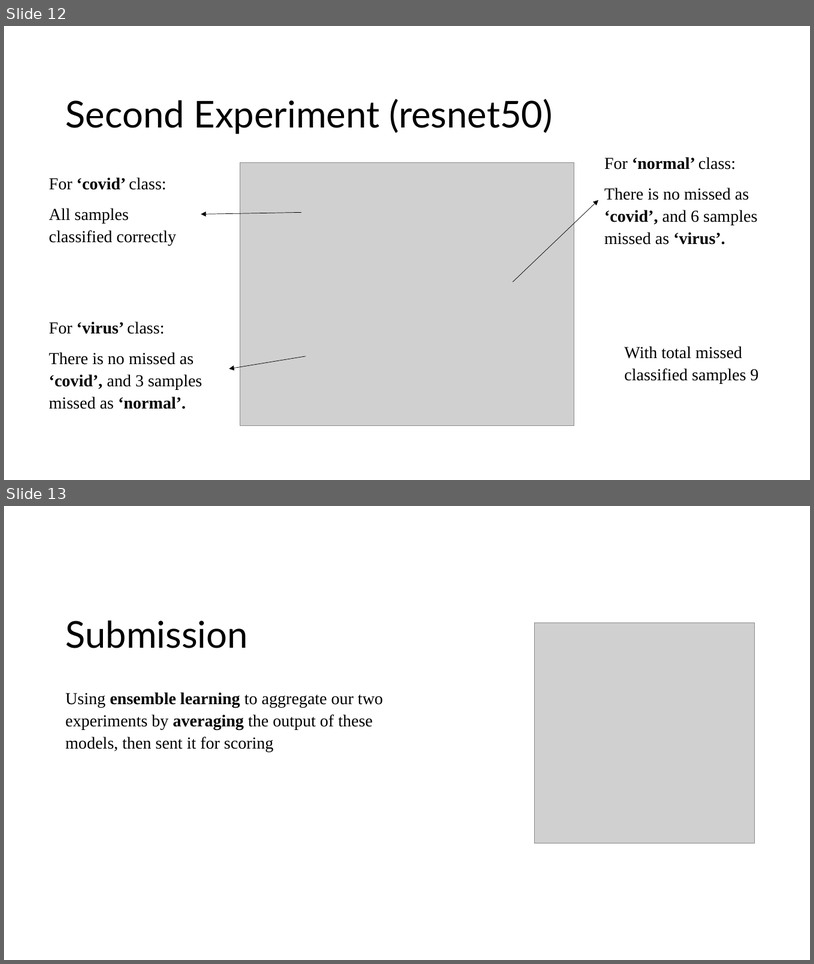
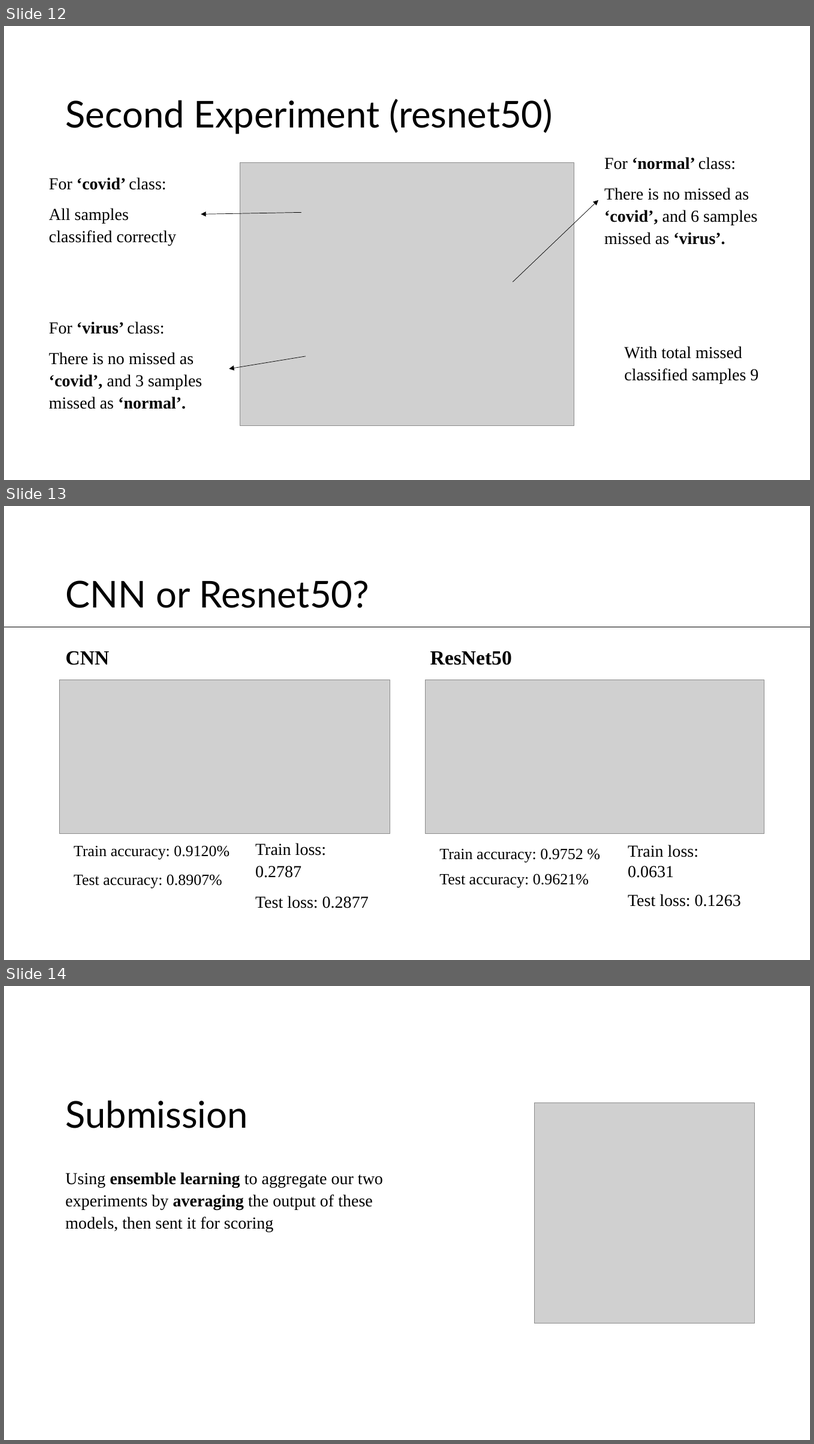
Before and after one commit to kershrita/COVID19-ChestX, a slide deck: COVID-19 Diagnosis.pptx. Shown one above the other, each under a label of ours: slides 12 and 13 before the commit, slides 12, 13 and 14 after it. The pictures are 814x964 and 814x1444 pixels, drawn with LibreOffice and Linux fonts; fonts in the diff are those of the drawing; grey boxes stand for pictures. Boxes give left, top, right and bottom in pixels: in the first picture for what was removed or moved away, otherwise in the second. Text is boxed around its words. In the diff, an @@ line names an element or a change of style, - is before the commit and + after.

```diff
--- a/COVID-19 Diagnosis.pptx
+++ b/COVID-19 Diagnosis.pptx
@@ slide 13 added at [4,506,810,960], background #FFFFFF @@
@@ title added at [66,580,369,608], 44 pt, text #000000 @@
+CNN or Resnet50?
@@ line added from (810, 627) to (4, 627), #000000 0.5 pt @@
@@ text added at [66,651,110,665], 24 pt, text #000000, bold @@
+CNN
@@ text added at [431,651,512,665], 24 pt, text #000000, bold @@
+ResNet50
@@ picture added at [59,679,390,833] @@
@@ picture added at [426,679,764,833] @@
@@ text added at [74,845,230,888], 18.5 pt, text #000000 @@
+Train accuracy: 0.9120%
+Test accuracy: 0.8907%
@@ text added at [255,843,369,908], 20 pt, text #000000 @@
+Train loss: 0.2787
+Test loss: 0.2877
@@ text added at [628,844,741,906], 20 pt, text #000000 @@
+Train loss: 0.0631
+Test loss: 0.1263
@@ text added at [440,848,589,888], 18.6 pt, text #000000 @@
+Train accuracy: 0.9752 %
+Test accuracy: 0.9621%
@@ what was slide 13 is now slide 14 @@
```
Also in this commit, not shown: 1 slide changed.
